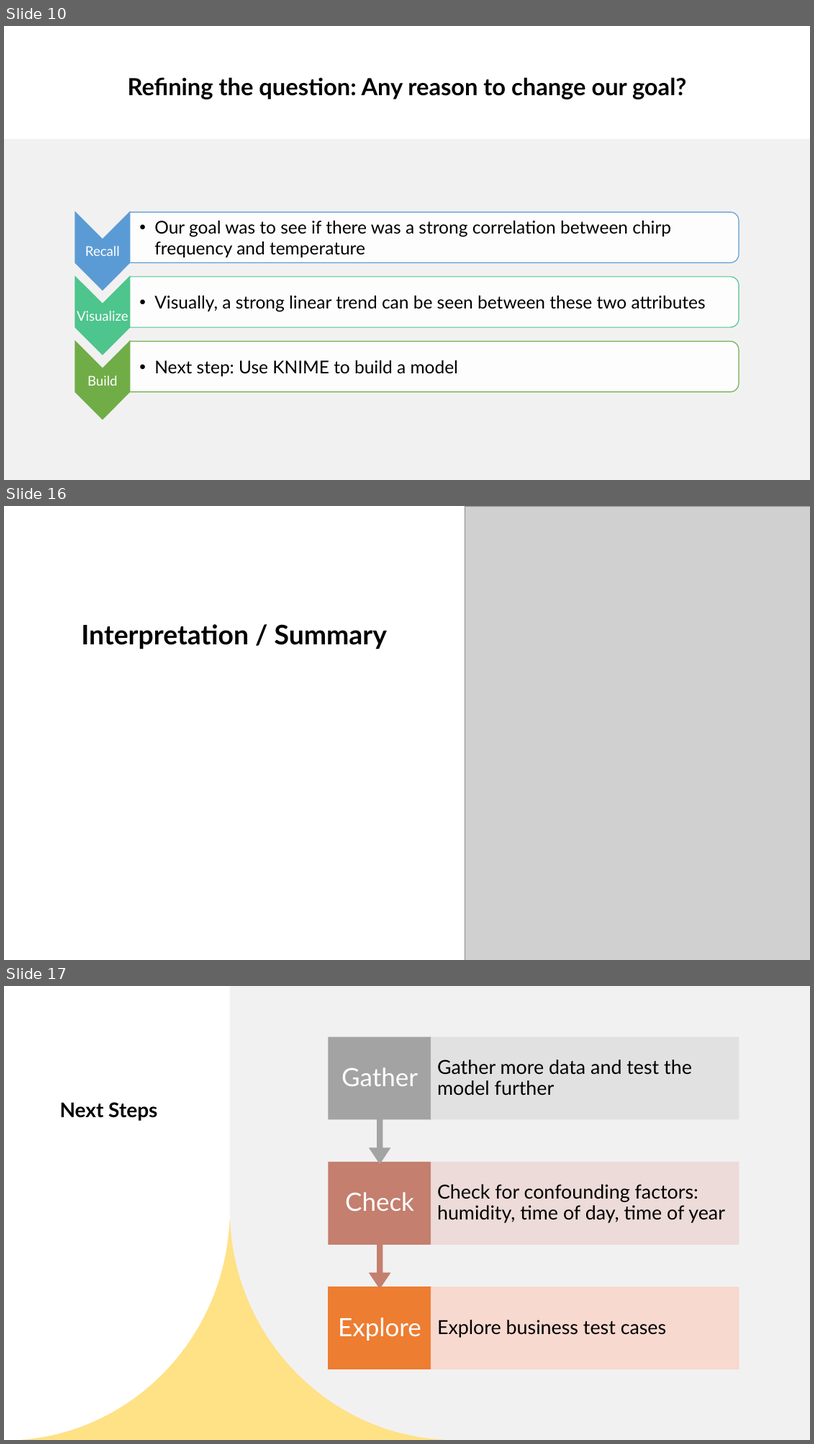
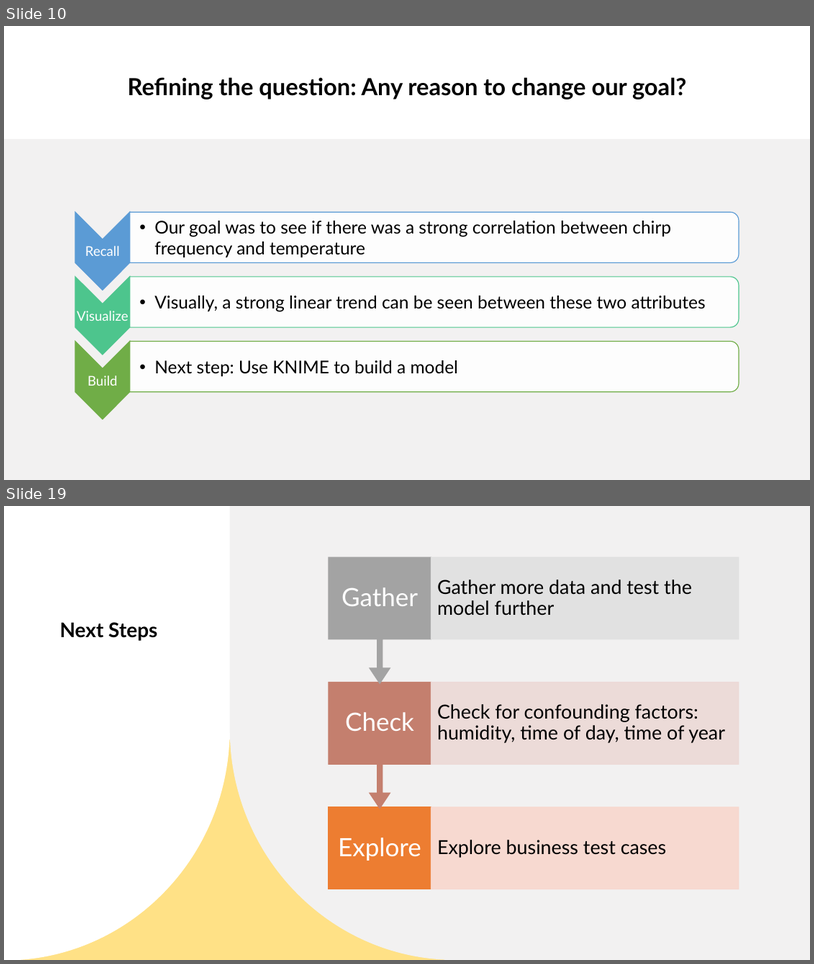
Before and after one commit to robert-daniels/Projects, a slide deck: DS_210/final/DS 210.pptx. Shown one above the other, each under a label of ours: slides 10, 16 and 17 before the commit, slides 10 and 19 after it; the slides between them are not shown. The pictures are 814x1444 and 814x964 pixels, drawn with LibreOffice and Linux fonts; fonts in the diff are those of the drawing; grey boxes stand for pictures. Boxes give left, top, right and bottom in pixels: in the first picture for what was removed or moved away, otherwise in the second. Text is boxed around its words. In the diff, an @@ line names an element or a change of style, - is before the commit and + after.

```diff
--- a/DS_210/final/DS 210.pptx
+++ b/DS_210/final/DS 210.pptx
@@ slide 16 removed at (x1=4, y1=506, x2=810, y2=960), background #FFFFFF; not listed: 1 template element that a slide beside it also shows @@
@@ rectangle removed at (x1=4, y1=506, x2=810, y2=960) @@
@@ picture removed at (x1=465, y1=506, x2=810, y2=960) @@
@@ title removed at (x1=81, y1=624, x2=387, y2=649) @@
-Interpretation / Summary
@@ freeform shape removed at (x1=580, y1=733, x2=810, y2=960) @@
@@ what was slide 17 is now slide 19 @@
```
Also in this commit, not shown: 3 slides changed, 4 slides added, 1 other slide removed, 3 other files.
